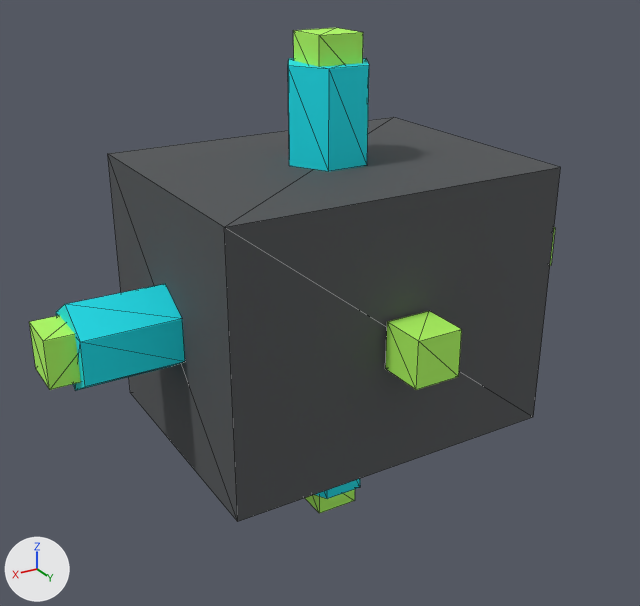
Renders of the glTF model Assets/Art/PrototypeShipKit/Parts/rcs_pod_4way_mk1.glb from each side of a commit.
One viewpoint serves both versions: a 50 mm camera at (0.57, 0.932, 0.449) aimed at (0.019, 0.013, -0.011). Arrows for +X, +Y and +Z are at lower left; the lights stay in place. The first picture is the older version. Mesh edges are drawn as thin lines. Where no turn or scale is listed for an object, it has been applied to the vertices.

Before the edit, the objects in view are built like this:
```python
me_geo_rcs_nozzle_forward_mesh = bpy.data.meshes.new('GEO_RCS_Nozzle_Forward_Mesh')
me_geo_rcs_nozzle_forward_mesh.from_pydata(...)  # a 6-sided cylinder along z spanning x -0.055..0.055, y -0.0476..0.0476, z -0.06..0.06
me_geo_rcs_nozzle_forward_mesh.materials.append(mat_mat_rcs_cyan)  # cyan #00e5f1
me_geo_rcs_nozzle_right_mesh = bpy.data.meshes.new('GEO_RCS_Nozzle_Right_Mesh')
me_geo_rcs_nozzle_right_mesh.from_pydata(...)  # a 6-sided cylinder along x spanning x -0.06..0.06, y -0.0476..0.0476, z -0.055..0.055
me_geo_rcs_nozzle_right_mesh.materials.append(mat_mat_rcs_cyan)  # cyan #00e5f1
me_geo_rcs_pod_body_mesh = bpy.data.meshes.new('GEO_RCS_Pod_Body_Mesh')
me_geo_rcs_pod_body_mesh.from_pydata(...)  # a box spanning x -0.225..0.225, y -0.175..0.175, z -0.175..0.175
me_geo_rcs_pod_body_mesh.materials.append(mat_mat_engine_darkmetal)  # dark grey #505255
ob_geo_rcs_nozzle_forward = bpy.data.objects.new('GEO_RCS_Nozzle_Forward', me_geo_rcs_nozzle_forward_mesh)
ob_geo_rcs_nozzle_forward.location = (0.0, 0.0, 0.235)
ob_geo_rcs_nozzle_right = bpy.data.objects.new('GEO_RCS_Nozzle_Right', me_geo_rcs_nozzle_right_mesh)
ob_geo_rcs_nozzle_right.location = (0.285, 0.0, 0.0)
ob_geo_rcs_pod_body = bpy.data.objects.new('GEO_RCS_Pod_Body', me_geo_rcs_pod_body_mesh)
ob_geo_rcs_pod_body.location = (0.0, 0.0, 0.0)
# also in view: 'VIS_PART_RCS_Pod_4Way_Mk1_RCS_NOZZLE_FORWARD' at (0.0, 0.0, 0.3); 'VIS_PART_RCS_Pod_4Way_Mk1_CONN_MOUNT' at (0.0, 0.21, 0.0); 'VIS_PART_RCS_Pod_4Way_Mk1_RCS_NOZZLE_RIGHT' at (0.35, 0.0, 0.0)
```
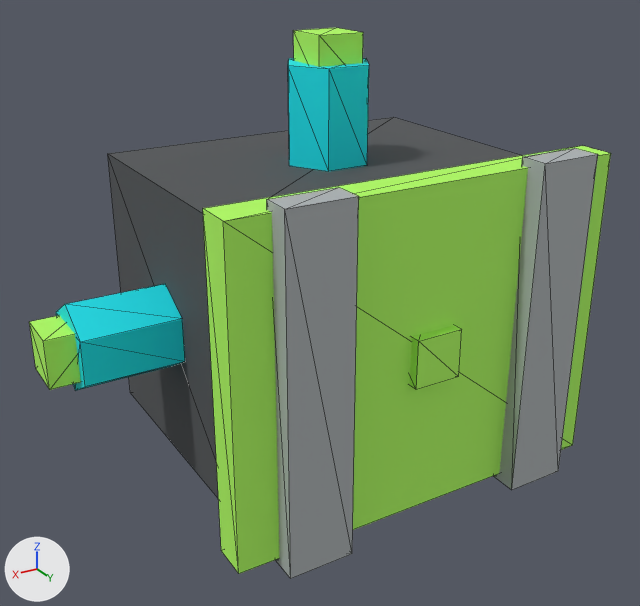
Commit message: Refine RCS pod mounting for demo ships

Changed parts and their boxes (x1, y1, x2, y2) in the pictures (640 x 606 px):
'GEO_RCS_Pod_Blank_MountPlate_Underside', added (green): after (203, 146, 611, 574)
'GEO_RCS_Pod_Mount_Rails_ForeAft_R', added: after (267, 188, 359, 578)
'GEO_RCS_Pod_Mount_Rails_ForeAft', added: after (494, 148, 598, 490)
'GEO_RCS_Pod_Body', unchanged, covered by the edit: before (108, 117, 560, 522); after (108, 117, 522, 498)

The change, as a diff of the scene's bpy script:
```diff
--- a/Assets/Art/PrototypeShipKit/Parts/rcs_pod_4way_mk1.glb.py
+++ b/Assets/Art/PrototypeShipKit/Parts/rcs_pod_4way_mk1.glb.py
@@ mat_mat_hull_panel @@
+mat_mat_hull_panel = principled_material('MAT_Hull_Panel')
+mat_mat_hull_panel.base_color = (0.42, 0.45, 0.46)  # grey #adb3b5
+mat_mat_hull_panel.roughness = 0.78
@@ me_geo_rcs_pod_mount_rails_foreaft_r_mesh @@
+me_geo_rcs_pod_mount_rails_foreaft_r_mesh.from_pydata(...)  # a box spanning x -0.04..0.04, y -0.018..0.018, z -0.21..0.21
+me_geo_rcs_pod_mount_rails_foreaft_r_mesh.materials.append(mat_mat_hull_panel)  # grey #adb3b5
@@ me_geo_rcs_pod_blank_mountplate_underside_mesh @@
+me_geo_rcs_pod_blank_mountplate_underside_mesh.from_pydata(...)  # a box spanning x -0.25..0.25, y -0.022..0.022, z -0.2..0.2
+me_geo_rcs_pod_blank_mountplate_underside_mesh.materials.append(mat_mat_connector_lime)  # green #b3ff61
@@ ob_geo_rcs_pod_mount_rails_foreaft_r @@
+ob_geo_rcs_pod_mount_rails_foreaft_r = bpy.data.objects.new('GEO_RCS_Pod_Mount_Rails_ForeAft_R', me_geo_rcs_pod_mount_rails_foreaft_r_mesh)
+ob_geo_rcs_pod_mount_rails_foreaft_r.location = (0.16, 0.235, 0.0)
@@ ob_geo_rcs_pod_mount_rails_foreaft @@
+ob_geo_rcs_pod_mount_rails_foreaft = bpy.data.objects.new('GEO_RCS_Pod_Mount_Rails_ForeAft', me_geo_rcs_pod_mount_rails_foreaft_r_mesh.copy())
+ob_geo_rcs_pod_mount_rails_foreaft.location = (-0.16, 0.235, 0.0)
@@ ob_geo_rcs_pod_blank_mountplate_underside @@
+ob_geo_rcs_pod_blank_mountplate_underside = bpy.data.objects.new('GEO_RCS_Pod_Blank_MountPlate_Underside', me_geo_rcs_pod_blank_mountplate_underside_mesh)
+ob_geo_rcs_pod_blank_mountplate_underside.location = (0.0, 0.205, 0.0)
```
